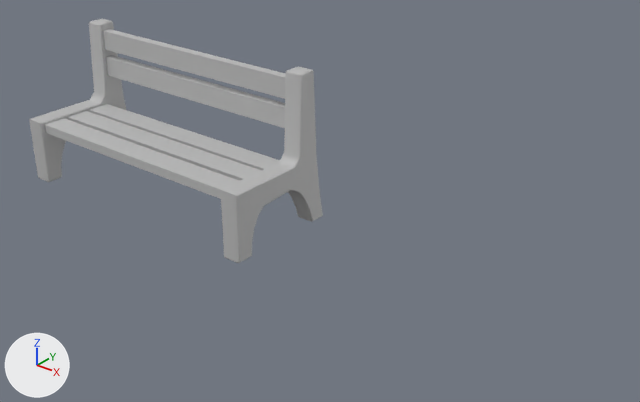
A saved change to the FBX model Modelisations/Archi/SM_Banc_2.fbx.
Camera for both pictures: a 50 mm camera at (4.59, -3.6, 2.33) aimed at (1.93, -0.27, 0.26). The axes (+X, +Y, +Z) are drawn at lower left. The lights are the same throughout. Where no turn or scale is listed for an object, it has been applied to the vertices.
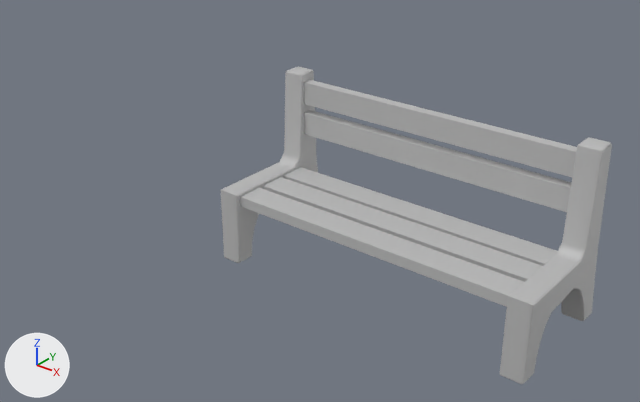
The newer file is also turned or shifted as a whole; pictures and numbers use the older file's frame.

Pixel boxes (x1, y1, x2, y2) of what changed, in the pictures (640 x 402 px):
'polySurface43', reshaped (281% wider, 61% taller)
    before: (221, 66, 323, 263)
    after: (221, 66, 612, 384)
'polySurface45', deleted
    before: (103, 29, 285, 99)
'polySurface47', deleted
    before: (106, 55, 285, 128)
'polySurface49', deleted
    before: (45, 118, 239, 199)
'polySurface48', deleted
    before: (29, 19, 126, 182)
'polySurface46', deleted
    before: (68, 111, 261, 181)
'polySurface44', deleted
    before: (89, 104, 280, 170)
part 1 of me_mesh, added
    after: (500, 137, 612, 384)
part 2 of me_mesh, added
    after: (240, 80, 577, 307)

The change, as a list of edits to the scene's bpy script:
```text
Change me_mesh:
    used by ob_polysurface43; location = (-0.688, -3.327, 0.0)
    remove me_mesh.from_pydata(...)  # 118 vertices, 120 faces; spans x 2.313..2.427, y 2.618..3.335, z 0.0..0.902
    add me_mesh.from_pydata(...)  # 276 vertices, 257 faces; spans x 2.313..4.061, y 2.618..3.335, z 0.0..0.902
    me_mesh part 1: the loose piece of 118 vertices spanning x 2.313..2.427, y 2.618..3.335, z 0.0..0.902 is copied, and the copy is moved by (1.634, 0.0, 0.0); it spans x 3.947..4.061, y 2.618..3.335, z 0.0..0.902
    me_mesh part 2
    20 vertices are added at x 2.411..2.418, y 2.651..3.216, z 0.327..0.856
    12 new vertices lie (1.551, 0.0, 0.0) away from vertices in x 2.418, y 2.651..3.132, z 0.327..0.381
    8 new vertices lie (1.55, 0.0, 0.0) away from vertices in x 2.411, y 3.162..3.216, z 0.565..0.856
    17 new faces join them
Remove ob_polysurface46:
    ob_polysurface46 = bpy.data.objects.new('polySurface46', me_mesh_003)
    ob_polysurface46.location = (0.871, -0.433, 0.354)
Remove ob_polysurface49:
    ob_polysurface49 = bpy.data.objects.new('polySurface49', me_mesh_006)
    ob_polysurface49.location = (0.871, -0.604, 0.354)
Remove ob_polysurface45:
    ob_polysurface45 = bpy.data.objects.new('polySurface45', me_mesh_002)
    ob_polysurface45.location = (-0.688, -3.327, 0.0)
Remove ob_polysurface47:
    ob_polysurface47 = bpy.data.objects.new('polySurface47', me_mesh_004)
    ob_polysurface47.location = (-0.688, -3.327, 0.0)
Remove ob_polysurface48:
    ob_polysurface48 = bpy.data.objects.new('polySurface48', me_mesh_005)
    ob_polysurface48.location = (-0.688, -3.327, 0.0)
Remove ob_polysurface44:
    ob_polysurface44 = bpy.data.objects.new('polySurface44', me_mesh_001)
    ob_polysurface44.location = (-0.688, -3.327, 0.0)
```
